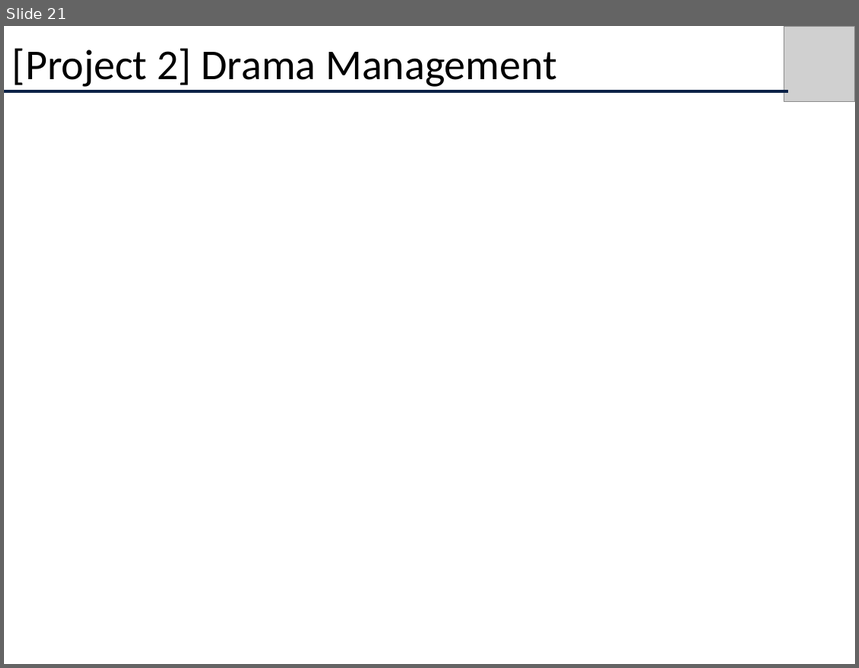
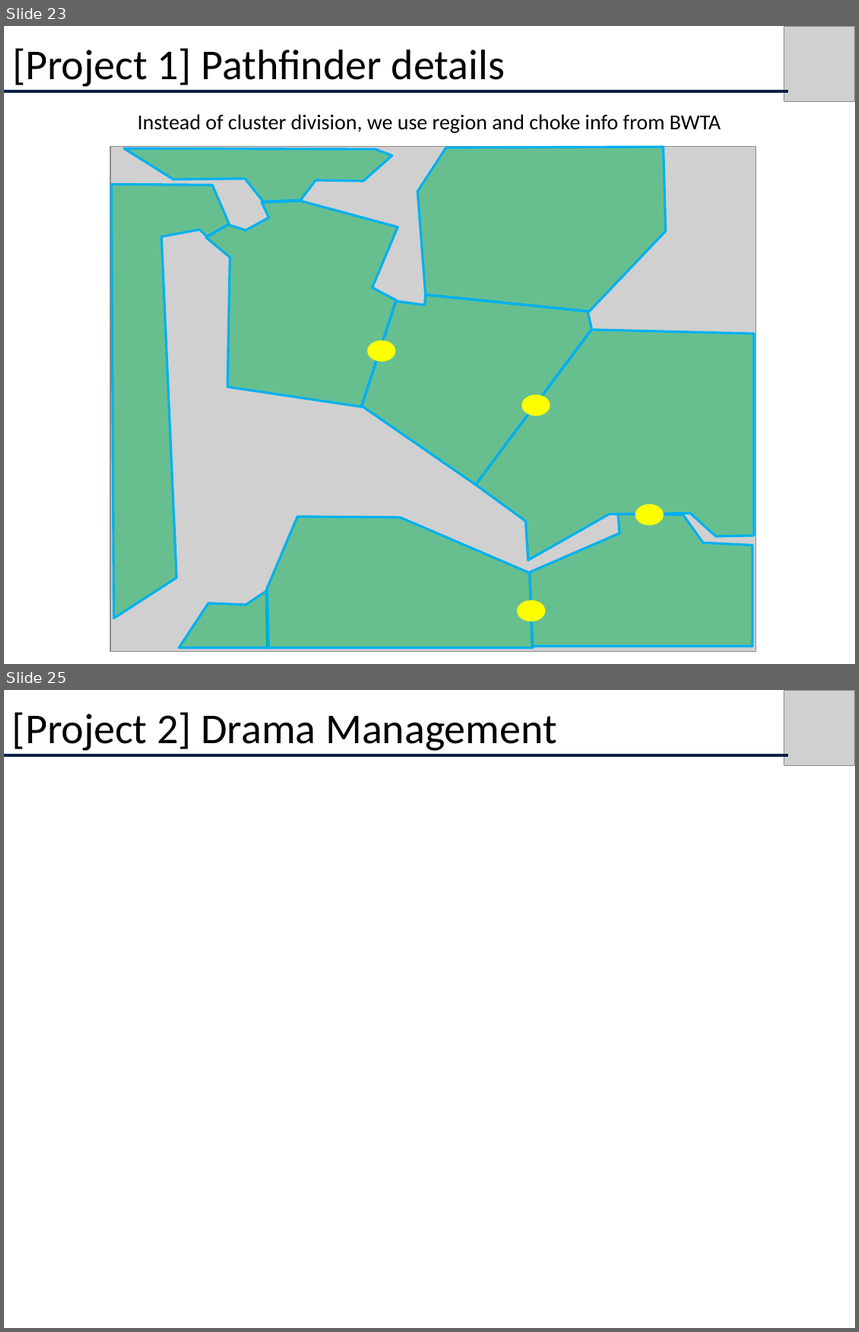
Before and after one commit to albertouri/psmage, a slide deck: docs/CS680Presentation.pptx. Shown one above the other, each under a label of ours: slide 21 before the commit, slides 23 and 25 after it; the slides between them are not shown. The pictures are 859x668 and 859x1332 pixels, drawn with LibreOffice and Linux fonts; fonts in the diff are those of the drawing; grey boxes stand for pictures. Boxes give left, top, right and bottom in pixels: in the first picture for what was removed or moved away, otherwise in the second. Text is boxed around its words. In the diff, an @@ line names an element or a change of style, - is before the commit and + after.

```diff
--- a/docs/CS680Presentation.pptx
+++ b/docs/CS680Presentation.pptx
@@ slide 23 added at (x1=4, y1=26, x2=855, y2=664), background #FFFFFF @@
@@ text added at (x1=12, y1=48, x2=505, y2=87), 36 pt, text #000000 @@
+[Project 1] Pathfinder details
@@ picture added at (x1=785, y1=26, x2=855, y2=102) @@
@@ line added from (4, 91) to (788, 91), #0B2247 3 pt @@
@@ text added at (x1=138, y1=114, x2=721, y2=133), 18 pt, text #000000 @@
+Instead of cluster division, we use region and choke info from BWTA
@@ picture added at (x1=110, y1=147, x2=756, y2=652) @@
@@ freeform shape added at (x1=124, y1=148, x2=392, y2=202), fill #00B050 at 50% opacity, outline #00B0F0 2 pt @@
@@ freeform shape added at (x1=417, y1=147, x2=666, y2=311), fill #00B050 at 50% opacity, outline #00B0F0 2 pt @@
@@ freeform shape added at (x1=111, y1=184, x2=229, y2=619), fill #00B050 at 50% opacity, outline #00B0F0 2 pt @@
@@ freeform shape added at (x1=205, y1=202, x2=397, y2=408), fill #00B050 at 50% opacity, outline #00B0F0 2 pt @@
@@ freeform shape added at (x1=363, y1=295, x2=592, y2=485), fill #00B050 at 50% opacity, outline #00B0F0 2 pt @@
@@ ellipse added at (x1=367, y1=340, x2=395, y2=361), fill #FFFF00 @@
@@ freeform shape added at (x1=475, y1=330, x2=754, y2=560), fill #00B050 at 50% opacity, outline #00B0F0 2 pt @@
@@ ellipse added at (x1=522, y1=395, x2=550, y2=416), fill #FFFF00 @@
@@ ellipse added at (x1=636, y1=504, x2=664, y2=525), fill #FFFF00 @@
@@ freeform shape added at (x1=266, y1=517, x2=533, y2=648), fill #00B050 at 50% opacity, outline #00B0F0 2 pt @@
@@ freeform shape added at (x1=530, y1=515, x2=753, y2=646), fill #00B050 at 50% opacity, outline #00B0F0 2 pt @@
@@ freeform shape added at (x1=180, y1=591, x2=269, y2=648), fill #00B050 at 50% opacity, outline #00B0F0 2 pt @@
@@ ellipse added at (x1=517, y1=601, x2=545, y2=622), fill #FFFF00 @@
@@ what was slide 21 is now slide 25 @@
```
Also in this commit, not shown: 5 slides changed, 8 other slides added, 6 other files.
